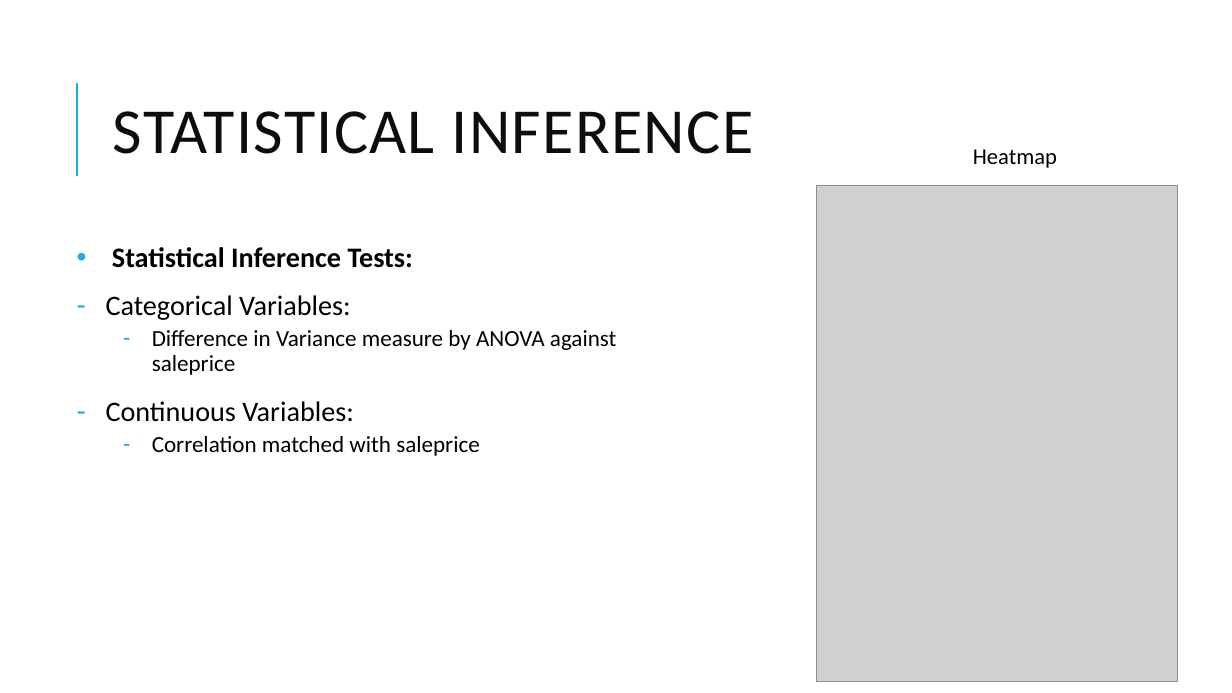
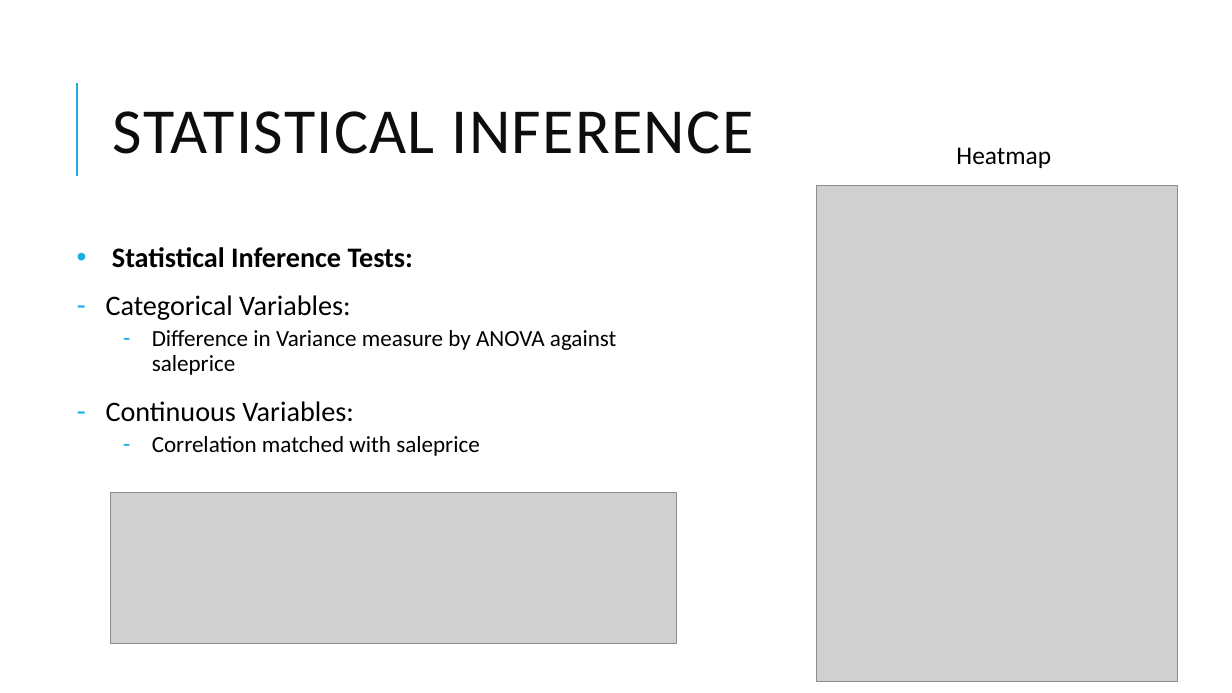
Before and after one commit to Abikannappan/AMES_HouseSalePricePrediction, a slide deck: slide 6 of Presentation Slides/DSI Project 02_Final - Technical.pptx. Drawn at 1232x693 pixels with LibreOffice and Linux fonts; fonts in the diff are those of the drawing; grey boxes stand for pictures. Boxes give left, top, right and bottom in pixels: in the first picture for what was removed or moved away, otherwise in the second. Text is boxed around its words. In the diff, an @@ line names an element or a change of style, - is before the commit and + after.

```diff
--- a/Presentation Slides/DSI Project 02_Final - Technical.pptx
+++ b/Presentation Slides/DSI Project 02_Final - Technical.pptx
@@ text "Heatmap": place and size @@
-text "Heatmap" at box(973, 149, 1057, 168)
+text "Heatmap" at box(956, 147, 1051, 168)
@@ text "Heatmap" at box(956, 147, 1051, 168): size 17.6 to 19.8 pt @@
@@ picture added at box(110, 493, 676, 644) @@
```
Also in this commit, not shown: 4 other slides changed, 5 other files.
